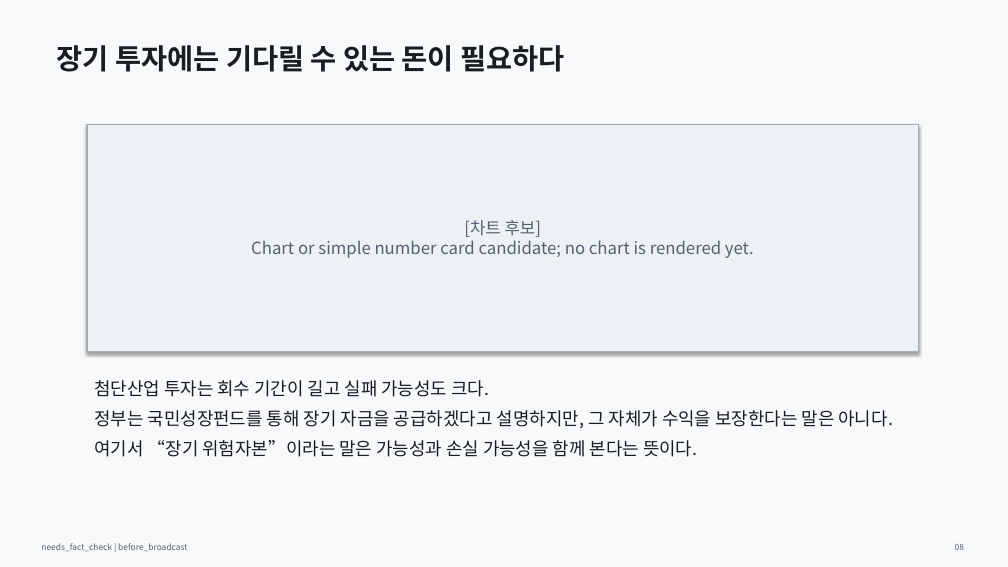
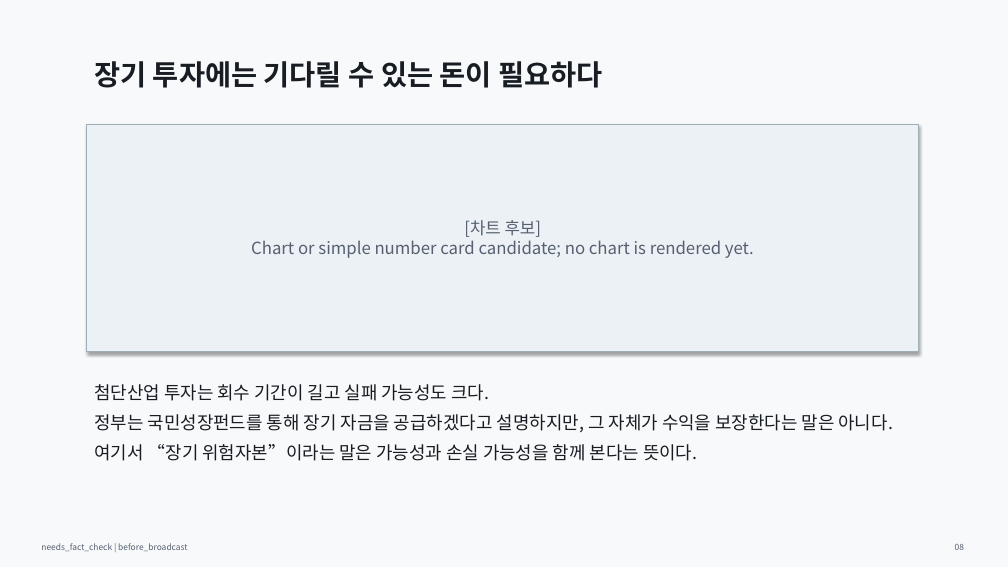
Before and after one commit to Rlearnchan/luddite, a slide deck: slide 8 of outputs/pptx/productive_finance_policy_draft.pptx. Drawn at 1008x567 pixels with LibreOffice and Linux fonts; fonts in the diff are those of the drawing. Boxes give left, top, right and bottom in pixels: in the first picture for what was removed or moved away, otherwise in the second. Text is boxed around its words. In the diff, an @@ line names an element or a change of style, - is before the commit and + after.

```diff
--- a/outputs/pptx/productive_finance_policy_draft.pptx
+++ b/outputs/pptx/productive_finance_policy_draft.pptx
@@ text "장기 투자에는 기다릴 수 있는 ...": place and size @@
-text "장기 투자에는 기다릴 수 있는 ..." at box(57, 45, 565, 72)
+text "장기 투자에는 기다릴 수 있는 ..." at box(94, 61, 602, 88)
@@ text "첨단산업 투자는 회수 기간이 길고 ...": place and size @@
-text "첨단산업 투자는 회수 기간이 길고 ..." at box(94, 380, 894, 457)
+text "첨단산업 투자는 회수 기간이 길고 ..." at box(94, 384, 894, 461)
```
Also in this commit, not shown: 8 other slides changed, 7 other files.
